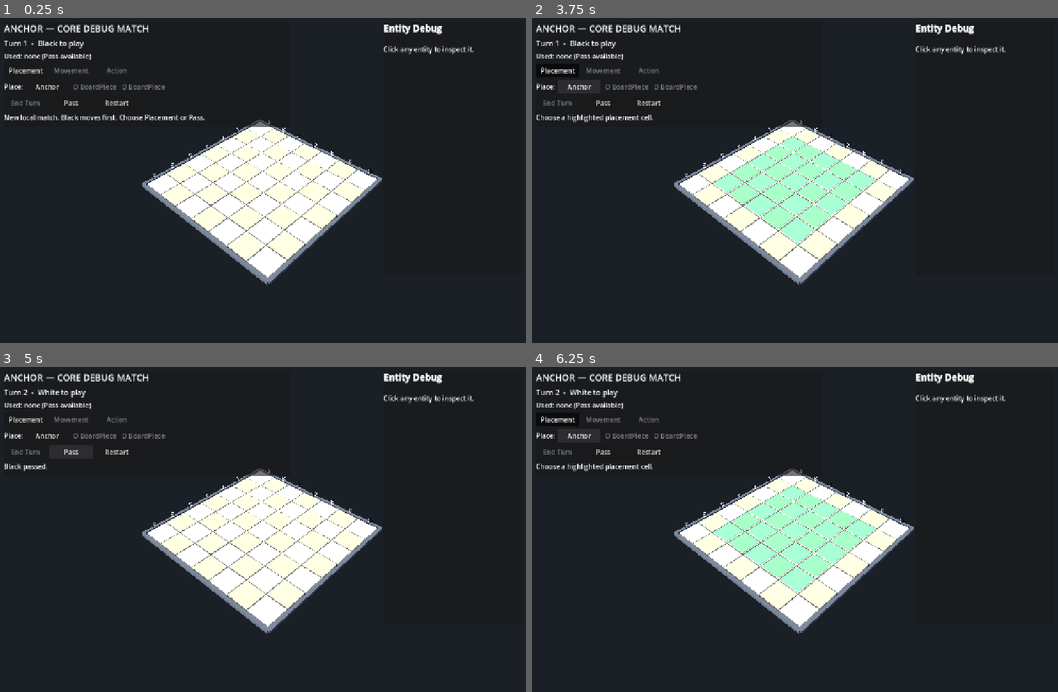
Above: before the commit, frames 1-4 (two rows, left to right).
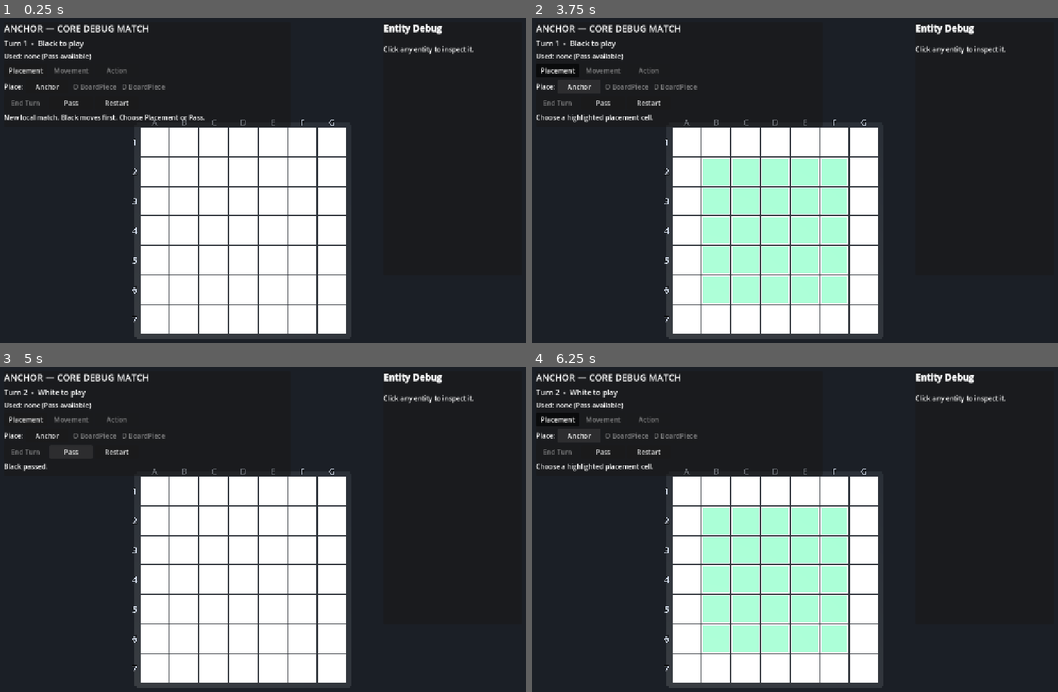
Above: after the commit, the same moments.

Repository: chrisjin/project-one
Game: Godot game, scene res://scenes/debug_game.tscn
The game is run twice, just before and just after one commit, with the same random seed, the same clock (stepped at 60 frames per second) and the same inputs.
Inputs:
- Up to frame 1 (0.25 s): no input
- Up to frame 2 (3.75 s): click "Restart" at 0.5 s; click "Restart" at 1.25 s; click "Restart" at 2 s; click "Placement" at 2.75 s; click "Anchor" at 3.5 s
- Up to frame 3 (5 s): click "Pass" at 4.25 s
- Up to frame 4 (6.25 s): click "Placement" at 5 s; click "Anchor" at 5.75 s

The runs differ from the first frame. In frame 1, 22% of the frame differs, in the area x 25-73%, y 31-99%; in frame 2, 22%; in frame 3, 22%; in frame 4, 22%.

Commit message:
[codex] improve debug board visibility

Diff:
--- a/scenes/debug_game.tscn
+++ b/scenes/debug_game.tscn
@@ -24,9 +24,10 @@
 shadow_enabled = true
 
 [node name="Camera3D" type="Camera3D" parent="."]
-position = Vector3(10.3, 12.6, 11)
+position = Vector3(0.8, 12, -2)
 current = true
-fov = 47.0
+projection = 1
+size = 13.5
 
 [node name="BoardView" type="Node3D" parent="."]
 script = ExtResource("2_board")
--- a/scripts/debug_ui/board_view.gd
+++ b/scripts/debug_ui/board_view.gd
@@ -89,9 +89,21 @@
 
 func _rebuild_board() -> void:
 	_clear_children(_board_root)
-	var light_tile := _make_material(Color("d8d2c0"))
-	var dark_tile := _make_material(Color("aaa48f"))
-	var edge_material := _make_material(Color("4b5361"))
+	var light_tile := _make_material(Color("cce8f7"))
+	var dark_tile := _make_material(Color("b7d8ec"))
+	var edge_material := _make_material(Color("10151d"))
+	var grid_backing := MeshInstance3D.new()
+	grid_backing.name = "GridBacking"
+	var backing_mesh := BoxMesh.new()
+	backing_mesh.size = Vector3(
+		float(map_definition.width) * CELL_SIZE + 0.25,
+		0.10,
+		float(map_definition.height) * CELL_SIZE + 0.25
+	)
+	grid_backing.mesh = backing_mesh
+	grid_backing.material_override = edge_material
+	grid_backing.position.y = -0.13
+	_board_root.add_child(grid_backing)
 	for y in range(map_definition.height):
 		for x in range(map_definition.width):
 			var cell := Vector2i(x, y)
@@ -234,7 +246,7 @@
 
 
 func _label_color(player: RuleTypes.Player) -> Color:
-	return Color("a9c7ff") if player == RuleTypes.Player.BLACK else Color("fff4ca")
+	return Color("a9c7ff") if player == RuleTypes.Player.BLACK else Color("51472f")
 
 
 func _make_material(color: Color, emissive: bool = false) -> StandardMaterial3D:
--- a/scripts/debug_ui/debug_game_controller.gd
+++ b/scripts/debug_ui/debug_game_controller.gd
@@ -35,7 +35,8 @@
 
 
 func _ready() -> void:
-	camera.look_at(Vector3.ZERO, Vector3.UP)
+	var camera_target := Vector3(camera.position.x, 0.0, camera.position.z)
+	camera.look_at(camera_target, Vector3(0.0, 0.0, -1.0))
 	hud.mode_requested.connect(_on_mode_requested)
 	hud.placement_requested.connect(_on_placement_requested)
 	hud.end_turn_requested.connect(_on_end_turn_requested)
--- a/tests/run_ui_smoke.gd
+++ b/tests/run_ui_smoke.gd
@@ -24,6 +24,9 @@
 	var hud = game.get_node("DebugHud")
 	var camera: Camera3D = game.get_node("Camera3D")
 	_assert_equal(hud.get_node("DebugCanvas").mouse_filter, Control.MOUSE_FILTER_IGNORE, "full-screen HUD layout leaves board-plane clicks unhandled")
+	_assert_equal(camera.projection, Camera3D.PROJECTION_ORTHOGONAL, "debug camera uses an orthographic top-down projection")
+	var camera_forward := -camera.global_transform.basis.z.normalized()
+	_assert_true(camera_forward.dot(Vector3.DOWN) > 0.999, "debug camera looks straight down at the board")
 	_assert_equal(game.game_state.map_definition.width, 7, "new UI match uses the standard board width")
 	_assert_equal(game.game_state.map_definition.height, 7, "new UI match uses the standard board height")
 	for y in range(7):
@@ -33,6 +36,10 @@
 			var mouse_position := camera.unproject_position(board_view.cell_to_world(cell))
 			_assert_equal(board_view.pick_cell(camera, mouse_position), cell, "camera ray picks projected cell %s" % cell)
 	_assert_equal(_named_child_count(board_view.get_node("BoardGeometry"), "Cell_"), 49, "all 49 standard cells render")
+	var first_tile: MeshInstance3D = board_view.get_node("BoardGeometry/Cell_0_0")
+	_assert_true(first_tile.material_override.albedo_color.b > first_tile.material_override.albedo_color.r, "board cells use a light-blue material")
+	var grid_backing: MeshInstance3D = board_view.get_node("BoardGeometry/GridBacking")
+	_assert_true(grid_backing.material_override.albedo_color.get_luminance() < 0.1, "cell gaps reveal a near-black grid backing")
 
 	game._on_placement_requested(-1)
 	_assert_equal(game.cell_actions.size(), 25, "Anchor placement highlights come from the 25 legal engine actions")
